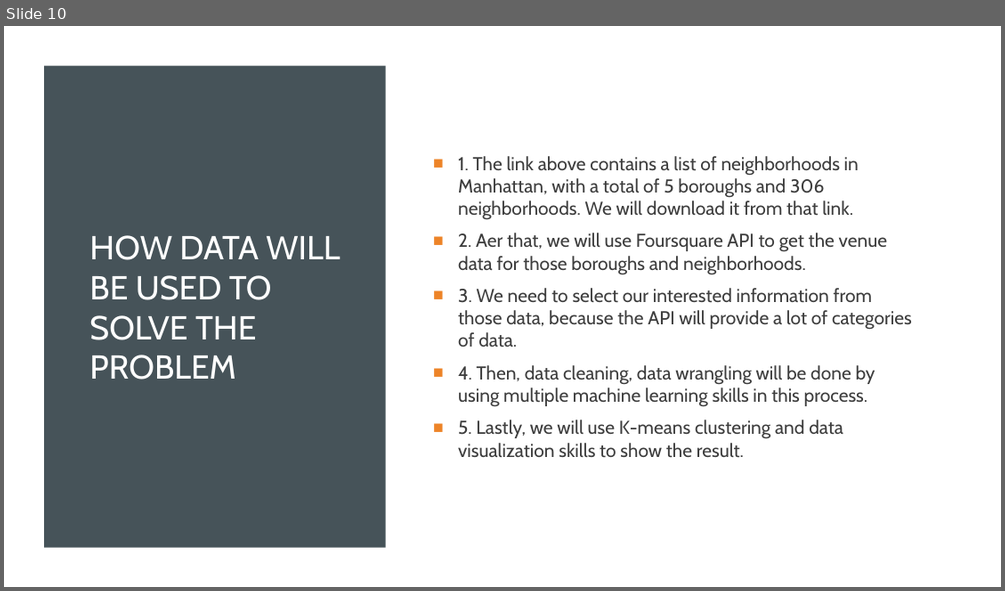
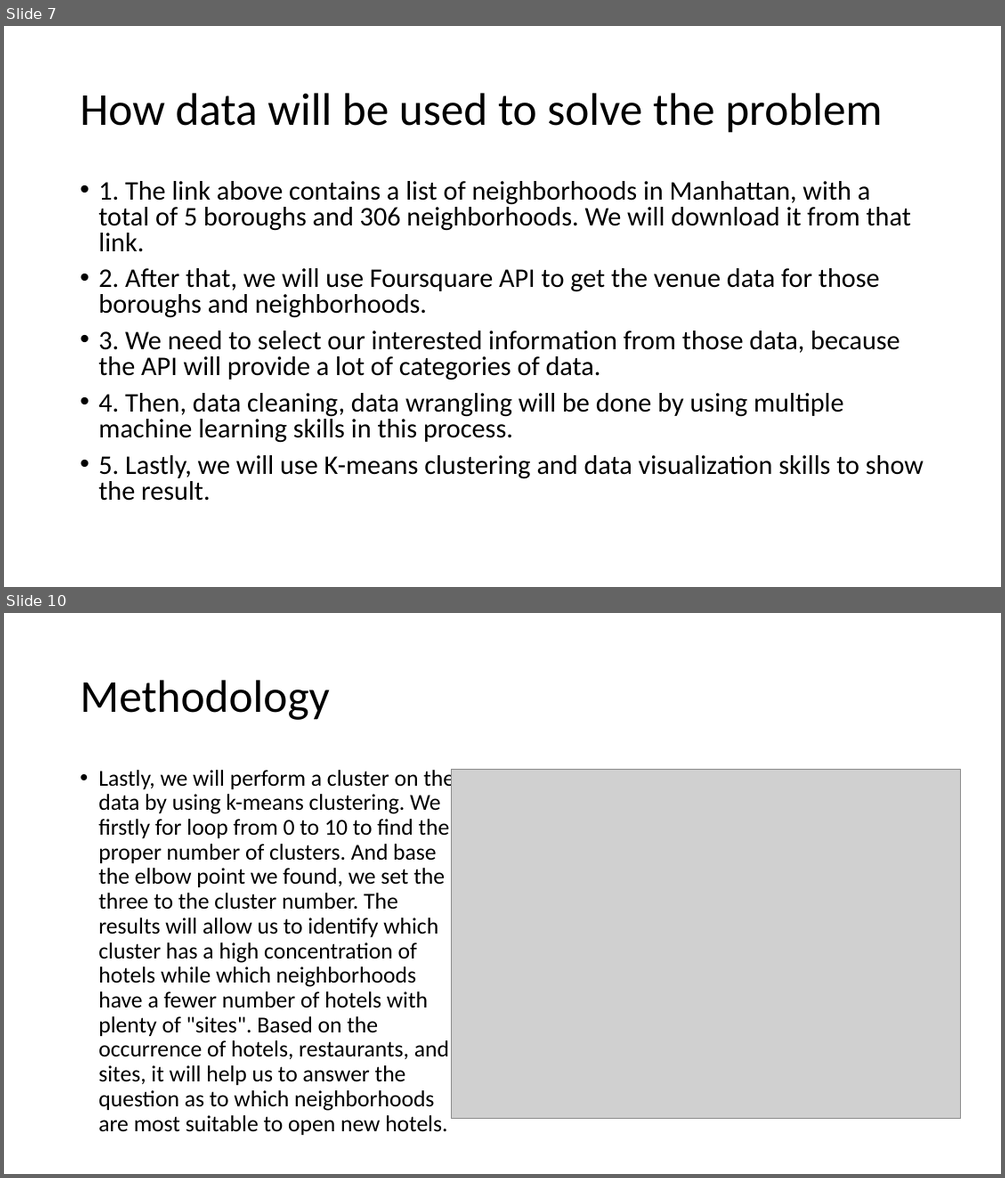
Before and after one commit to Hughli3/Coursera_Capstone, a slide deck: Week4 & 5/Final ppt.pptx. Shown one above the other, each under a label of ours: slide 10 before the commit, slides 7 and 10 after it; the slides between them are not shown. The pictures are 1005x591 and 1005x1178 pixels, drawn with LibreOffice and Linux fonts; fonts in the diff are those of the drawing; grey boxes stand for pictures. Boxes give left, top, right and bottom in pixels: in the first picture for what was removed or moved away, otherwise in the second. Text is boxed around its words. In the diff, an @@ line names an element or a change of style, - is before the commit and + after.

```diff
--- a/Week4 & 5/Final ppt.pptx
+++ b/Week4 & 5/Final ppt.pptx
@@ slide 10 added at bbox=[4, 613, 1001, 1174], background #FFFFFF @@
@@ title added at bbox=[80, 680, 329, 720], 44 pt, text #000000 @@
+Methodology
@@ text added at bbox=[98, 769, 454, 1135], 22 pt, text #000000 @@
+• Lastly, we will perform a cluster on the data by using k-means clustering. We firstly for loop from 0 to 10 to find the proper number of clusters. And base the elbow point we found, we set the three to the cluster number. The results will allow us to identify which cluster has a high concentration of hotels while which neighborhoods have a fewer number of hotels with plenty of "sites". Based on the occurrence of hotels, restaurants, and sites, it will help us to answer the question as to which neighborhoods are most suitable to open new hotels.
@@ picture added at bbox=[451, 769, 961, 1118] @@
@@ what was slide 10 is now slide 7 @@
@@ slide 7 changed as well @@
@@ rectangle removed at bbox=[4, 26, 1001, 587] @@
@@ rectangle removed at bbox=[44, 66, 386, 548] @@
@@ title at bbox=[80, 93, 882, 133]: text changed; size 32 to 44 pt; font Cabin to Calibri; text colour #FFFFFF to #000000 @@
-HOW DATA WILL BE USED TO SOLVE THE PROBLEM
+How data will be used to solve the problem
@@ text "1. The link above contains ...": place and size @@
-text "1. The link above contains ..." at bbox=[458, 156, 912, 457]
+text "1. The link above contains ..." at bbox=[98, 181, 923, 500]
@@ text "1. The link above contains ..." at bbox=[98, 181, 923, 500]: vertical alignment middle to top @@
@@ text at bbox=[98, 181, 923, 500]: size 18 to 25.9 pt, font Cabin to Calibri, text colour #3D3D3D to #000000 in "1. The link above contains a list ...", "3. We need to select our interested ...", "4. Then, data cleaning, data wrangling will ...", "5. Lastly, we will use K-means clustering ..."; bullet ■ to •; line spacing 1 to 0.8 @@
@@ text at bbox=[98, 268, 880, 318]: text changed; size 18 to 25.9 pt; font Cabin to Calibri; text colour #3D3D3D to #000000 @@
-■ 2. Aer that, we will use Foursquare API to get the venue data for those boroughs and neighborhoods.
+• 2. After that, we will use Foursquare API to get the venue data for those boroughs and neighborhoods.
```
Also in this commit, not shown: 8 other slides changed, 3 other slides added, 5 slides removed, 1 other file.
